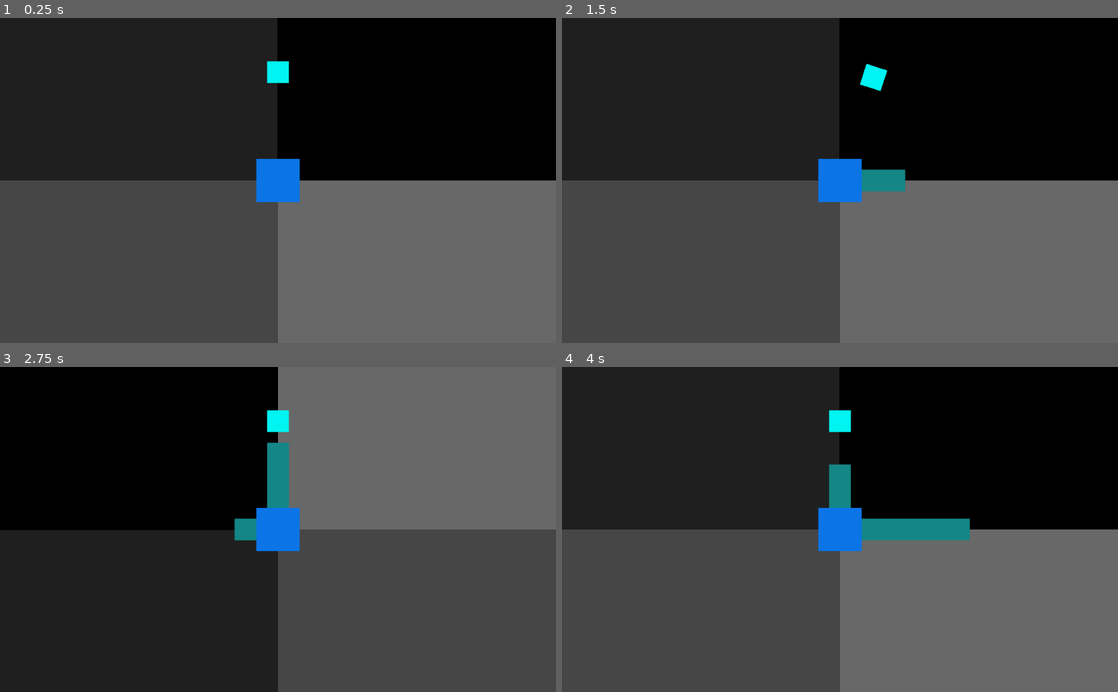
Above: before the commit, frames 1-4 (two rows, left to right).
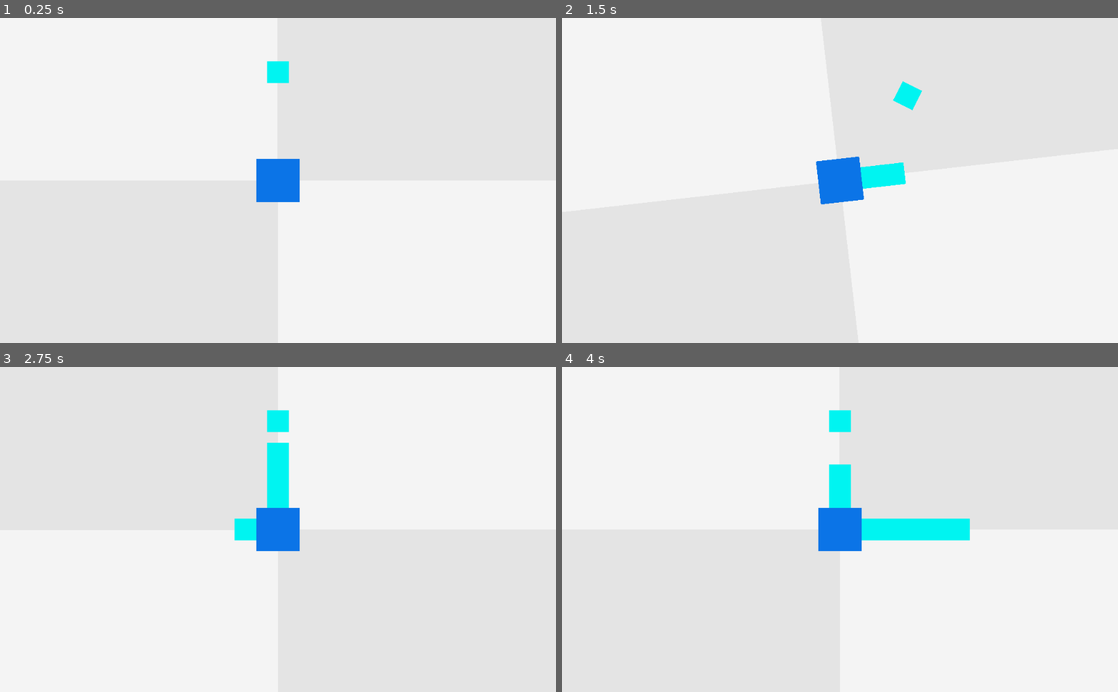
Above: after the commit, the same moments.

Repository: KeatonMueller/polymonous
Game: Godot game, scene res://MainScene.tscn
Same seed, same stepped clock (60 frames per second), same inputs: the game is played once before the commit and once after it.
Inputs:
- Up to frame 1 (0.25 s): no input
- Up to frame 2 (1.5 s): tap Enter at 0.5 s; hold Right (world_rot_right, bound only before the commit) 0.53-1.28 s; tap S (box_drop, bound only before the commit) at 0.6, 1.35 s; tap Space at 1.25 s; hold Left (world_rot_left, bound only before the commit) from 1.28 s (still down)
- Up to frame 3 (2.75 s): release Left (world_rot_left, bound only before the commit) at 2.03 s; hold Right (world_rot_right, bound only before the commit) from 2.03 s (still down); tap S (box_drop, bound only before the commit) at 2.1 s
- Up to frame 4 (4 s): tap Enter at 2.75 s; tap S (box_drop, bound only before the commit) at 2.85, 3.6 s; tap Space at 3.5 s; release Right (world_rot_right, bound only before the commit) at 3.53 s; hold Left (world_rot_left, bound only before the commit) from 3.53 s (still down)

The runs differ from the first frame. In frame 1, 99% of the frame differs, in the area x 0-100%, y 0-100%; in frame 2, 99%; in frame 3, 99%; in frame 4, 99%.

Commit message:
switch back to GDScript

Diff:
--- a/Base.gd
+++ b/Base.gd
@@ -1,40 +1,3 @@
 extends StaticBody2D
 
-onready var cam : Camera2D = get_node("Camera2D")
-
 const num_sides : int = 4;	# number of sides on base
-const rot_delta : float = 2 * PI / num_sides;	# rotation needed to get to adjacent side
-const rot_speed : float = 8.0; # time (1 / rot_speed seconds) needed to do a rotation
-var rot_left : float = 0; # degree (theta) left needed in current rotation
-var rot_dir : int = 0; # direction (-1 | 1) of rotation
-var action_list : Array = []; # list of pending actions
-
-var Action : Dictionary; # possible actions
-var Direction : Dictionary; # possible directions
-
-func _ready():
-	# load enums from MainScene
-	var main_scene = get_node("/root/MainScene");
-	Action = main_scene.Action;
-	Direction = main_scene.Direction;
-
-func _physics_process(delta):
-	# on button press, add to list of actinos
-	if Input.is_action_just_pressed("world_rot_right"):
-		action_list.append(Action.WORLD_ROT_RIGHT);
-	elif Input.is_action_just_pressed("world_rot_left"):
-		action_list.append(Action.WORLD_ROT_LEFT);
-
-	# set current action if any are pending
-	if action_list.size() > 0 and rot_left == 0:
-		rot_left = rot_delta;
-		rot_dir = Direction[action_list.pop_front()];
-
-	# update camera rotation
-	if rot_left > 0:
-		var rot_amt = rot_delta * delta * rot_speed;
-		# check for over-rotating
-		if rot_left - rot_amt < 0:
-			rot_amt = rot_left;
-		cam.rotate(rot_dir * rot_amt);
-		rot_left -= rot_amt;
--- a/Base.tscn
+++ b/Base.tscn
@@ -25,3 +25,6 @@
 [node name="Camera2D" type="Camera2D" parent="."]
 rotating = true
 current = true
+
+[node name="Tween" type="Tween" parent="."]
+[connection signal="tween_completed" from="Tween" to="." method="_on_Tween_tween_completed"]
--- a/Box.tscn
+++ b/Box.tscn
@@ -1,9 +1,43 @@
-[gd_scene load_steps=3 format=2]
+[gd_scene load_steps=5 format=2]
 
 [ext_resource path="res://Box.gd" type="Script" id=1]
 
 [sub_resource type="RectangleShape2D" id=1]
 extents = Vector2( 19.9, 19.9 )
+
+[sub_resource type="Animation" id=4]
+resource_name = "sway_left"
+length = 0.15
+step = 0.05
+tracks/0/type = "value"
+tracks/0/path = NodePath("ColorRect:rect_position")
+tracks/0/interp = 1
+tracks/0/loop_wrap = true
+tracks/0/imported = false
+tracks/0/enabled = true
+tracks/0/keys = {
+"times": PoolRealArray( 0, 0.05, 0.15 ),
+"transitions": PoolRealArray( 1, 1, 1 ),
+"update": 0,
+"values": [ Vector2( -20, -20 ), Vector2( -35, -20 ), Vector2( -20, -20 ) ]
+}
+
+[sub_resource type="Animation" id=3]
+resource_name = "sway_right"
+length = 0.15
+step = 0.05
+tracks/0/type = "value"
+tracks/0/path = NodePath("ColorRect:rect_position")
+tracks/0/interp = 1
+tracks/0/loop_wrap = true
+tracks/0/imported = false
+tracks/0/enabled = true
+tracks/0/keys = {
+"times": PoolRealArray( 0, 0.05, 0.15 ),
+"transitions": PoolRealArray( 1, 1, 1 ),
+"update": 0,
+"values": [ Vector2( -20, -20 ), Vector2( -5, -20 ), Vector2( -20, -20 ) ]
+}
 
 [node name="Box" type="KinematicBody2D"]
 script = ExtResource( 1 )
@@ -20,4 +54,10 @@
 }
 
 [node name="CollisionShape2D" type="CollisionShape2D" parent="."]
+visible = false
+position = Vector2( -0.219711, 0 )
 shape = SubResource( 1 )
+
+[node name="AnimationPlayer" type="AnimationPlayer" parent="."]
+anims/sway_left = SubResource( 4 )
+anims/sway_right = SubResource( 3 )
--- a/MainScene.gd
+++ b/MainScene.gd
@@ -2,95 +2,190 @@
 
 # possible actions
 const Action = {
-	"WORLD_ROT_LEFT": 0,
-	"WORLD_ROT_RIGHT": 1,
-	"DROP": 2,
+	"ROT_LEFT": "rot_left",
+	"ROT_RIGHT": "rot_right",
+	"DROP": "drop",
 };
 
-# possible directions
+# directions for a given action
 const Direction = {
-	Action.WORLD_ROT_LEFT: -1,
-	Action.WORLD_ROT_RIGHT: 1
+	Action.ROT_LEFT: -1,
+	Action.ROT_RIGHT: 1
 }
 
+const ROT_SPEED: float = 0.2;
+const PRECISION: int = 6;
+const INITIAL_HEIGHT: float = 200.0;
+
 const Box = preload("res://Box.tscn");
+onready var tw: Tween = get_node("Tween");
+var base: StaticBody2D;
+var cam: Camera2D;
+var anim: AnimationPlayer;
+
 # current box values
-var curr_box : KinematicBody2D;
-var curr_theta : float = -PI / 2;
-var curr_height : float = 200.0;
+var curr_box: KinematicBody2D;
+var theta_calc: float = 0;
+var theta_offset: float = -PI / 2;
+var theta_display: float = theta_calc + theta_offset;
+var curr_height: float = 200.0;
 
-# values for base
-var base : StaticBody2D;
-var rot_delta : float;
-var rot_speed : float;
-
-# values for actions
-var dist_left : float = 0;
-var drop_dir : Vector2 = Vector2();
-var drop_speed : float = 4;
-var rot_left : float = 0;
-var rot_dir : int = 0;
-var action_list : Array = [];
-var next_action : int;
+var drop_vector: Vector2 = Vector2();
+var drop_speed: float = 5.0;
+var dropping: bool = false;
+var action_list: Array = [];
+var next_action: String;
+var tweening: bool = false;
+var Adjacent: Dictionary = {};
+var Wrap: Dictionary = {};
+var boxes: Dictionary = {};
+var last_dir: int;
 
 func _ready():
-	# get base
+	tw = get_node("Tween");
 	base = get_node("Base");
-	rot_delta = base.rot_delta;
-	rot_speed = base.rot_speed;
-	add_child(base);
+	cam = base.get_node("Camera2D");
+	calc_thetas(base.num_sides);
 	# load initial box
+	new_box();
+
+func _physics_process(delta):
+	for action in Action.values():
+		if Input.is_action_just_pressed(action):
+			action_list.append(action);
+			break;
+
+	if action_list.size() > 0 and not tweening and not dropping:
+		next_action = action_list.pop_front();
+		if next_action != Action.DROP:
+			rotate(Direction[next_action]);
+		else:
+			drop();
+
+	if tweening:
+		theta_display = theta_calc + theta_offset;
+		curr_box.position.x = cos(theta_display) * curr_height;
+		curr_box.position.y = sin(theta_display) * curr_height;
+
+	if dropping:
+		var move_vector = Vector2(drop_vector);
+		move_vector.x *= delta * drop_speed;
+		move_vector.y *= delta * drop_speed;
+		if curr_box.move_and_collide(move_vector) != null:
+			dropping = false;
+			lock_box();
+			new_box();
+
+func lock_box():
+	var key = approx(theta_display, PRECISION);
+	if boxes.has(key):
+		boxes[key].append(curr_box);
+	else:
+		boxes[key] = [curr_box];
+
+	if boxes.size() == base.num_sides:
+		for theta in boxes.keys():
+			remove_child(boxes[theta].pop_front());
+			if boxes[theta].size() == 0:
+				boxes.erase(theta);
+
+func new_box():
 	curr_box = Box.instance();
-	curr_box.position.x = cos(curr_theta) * curr_height;
-	curr_box.position.y = sin(curr_theta) * curr_height;
+	anim = curr_box.get_node("AnimationPlayer");
+	curr_height = INITIAL_HEIGHT;
+	var new_pos = Vector2();
+	new_pos.x = cos(theta_display) * curr_height;
+	new_pos.y = sin(theta_display) * curr_height;
+	curr_box.position = new_pos;
+	curr_box.rotation = theta_calc;
 	add_child(curr_box);
 
-func _physics_process(delta):
-	# on button press, add to list of actions
-	if Input.is_action_just_pressed("world_rot_right"):
-		action_list.append(Action.WORLD_ROT_RIGHT);
-	elif Input.is_action_just_pressed("world_rot_left"):
-		action_list.append(Action.WORLD_ROT_LEFT);
-	elif Input.is_action_just_pressed("box_drop"):
-		action_list.append(Action.DROP);
+func calc_thetas(num_sides):
+	var rot_delta = 2 * PI / num_sides;
+	var left_dir = Direction[Action.ROT_LEFT];
+	var right_dir = Direction[Action.ROT_RIGHT];
+	var rotations: Array = [];
+	Adjacent[left_dir] = {};
+	Adjacent[right_dir] = {};
+	var theta = -rot_delta;
+	for _i in range(num_sides + 2):
+		rotations.append(approx(theta, PRECISION));
+		theta += rot_delta;
+	for i in range(num_sides + 1):
+		Adjacent[right_dir][rotations[i]] = rotations[i + 1];
+		Adjacent[left_dir][rotations[i + 1]] = rotations[i];
+	Wrap.clear();
+	Wrap[rotations[0]] = rotations[num_sides];
+	Wrap[rotations[num_sides + 1]] = rotations[1];
 
-	# get next action if any are pending
-	if action_list.size() > 0 and rot_left == 0 and dist_left == 0:
-		next_action = action_list.pop_front();
-		if next_action != Action.DROP:
-			rot_left = rot_delta;
-			rot_dir = Direction[next_action];
-		else:
-			dist_left = curr_box.position.distance_to(base.position);
-			drop_dir.x = cos(curr_theta) * -dist_left * delta * drop_speed;
-			drop_dir.y = sin(curr_theta) * -dist_left * delta * drop_speed;
+func drop():
+	var dist = curr_box.position.distance_to(base.position);
+	drop_vector.x = cos(theta_display) * -dist;
+	drop_vector.y = sin(theta_display) * -dist;
+	dropping = true;
 
-	# reposition and rotate box
-	if rot_left > 0:
-		var rot_amt = rot_delta * delta * rot_speed;
-		# check for over-rotating
-		if rot_left - rot_amt < 0:
-			rot_amt = rot_left;
+func rotate(rot_dir):
+	var box_rot = approx(curr_box.rotation, PRECISION);
+	var next_box_rot = Adjacent[rot_dir][box_rot];
+	tw.interpolate_property(
+		curr_box,
+		"rotation",
+		curr_box.rotation,
+		next_box_rot,
+		ROT_SPEED,
+		Tween.TRANS_SINE,
+		Tween.EASE_IN_OUT
+	);
 
-		# update theta and position
-		curr_theta += rot_amt * rot_dir;
-		curr_theta = wrapf(curr_theta, -PI, PI);
-		curr_box.position.x = cos(curr_theta) * curr_height;
-		curr_box.position.y = sin(curr_theta) * curr_height;
-		# rotate box so it appear stationary
-		curr_box.rotate(rot_dir * rot_amt);
+	var th = approx(theta_calc, PRECISION);
+	var next_th = Adjacent[rot_dir][th];
+	tw.interpolate_property(
+		self,
+		"theta_calc",
+		theta_calc,
+		next_th,
+		ROT_SPEED,
+		Tween.TRANS_SINE,
+		Tween.EASE_IN_OUT
+	);
 
-		# update rot_left
-		rot_left -= rot_amt;
+	var cam_rot = approx(cam.rotation, PRECISION);
+	var next_cam_rot = Adjacent[rot_dir][cam_rot];
+	tw.interpolate_property(
+		cam,
+		"rotation",
+		cam.rotation,
+		next_cam_rot,
+		ROT_SPEED,
+		Tween.TRANS_CUBIC,
+		Tween.EASE_OUT
+	);
 
-	# drop box
-	if dist_left > 0:
-		var r = curr_box.move_and_collide(drop_dir);
-		if r != null and r.collider != null:
-			dist_left = 0;
-			curr_box.deactivate();
-			# initialize a new box
-			curr_box = Box.instance();
-			curr_box.position.x = cos(curr_theta) * curr_height;
-			curr_box.position.y = sin(curr_theta) * curr_height;
-			add_child(curr_box);
+	tweening = true;
+	tw.start();
+	last_dir = rot_dir;
+
+func _on_Tween_tween_completed(object, key):
+	if object == curr_box and key == ":rotation":
+		var rot = approx(curr_box.rotation, PRECISION);
+		if Wrap.has(rot):
+			curr_box.rotation = Wrap[rot];
+	elif object == self and key == ":theta_calc":
+		var th = approx(theta_calc, PRECISION);
+		if Wrap.has(th):
+			theta_calc = Wrap[th];
+		theta_display = theta_calc + theta_offset;
+		if last_dir == Direction[Action.ROT_LEFT]:
+			anim.play("sway_left");
+		elif last_dir == Direction[Action.ROT_RIGHT]:
+			anim.play("sway_right");
+	elif object == cam and key == ":rotation":
+		var rot = approx(cam.rotation, PRECISION);
+		if Wrap.has(rot):
+			cam.rotation = Wrap[rot];
+
+func _on_Tween_tween_all_completed():
+	tweening = false;
+
+func approx(num, precision):
+	return stepify(num, pow(10, -precision));
--- a/MainScene.tscn
+++ b/MainScene.tscn
@@ -10,7 +10,7 @@
 [node name="ColorRect" type="ColorRect" parent="."]
 margin_right = 800.0
 margin_bottom = 800.0
-color = Color( 0.411765, 0.411765, 0.411765, 1 )
+color = Color( 0.960784, 0.960784, 0.960784, 1 )
 __meta__ = {
 "_edit_use_anchors_": false
 }
@@ -18,7 +18,7 @@
 [node name="ColorRect2" type="ColorRect" parent="."]
 margin_left = -800.0
 margin_bottom = 800.0
-color = Color( 0.278431, 0.278431, 0.278431, 1 )
+color = Color( 0.898039, 0.898039, 0.898039, 1 )
 __meta__ = {
 "_edit_use_anchors_": false
 }
@@ -26,7 +26,7 @@
 [node name="ColorRect3" type="ColorRect" parent="."]
 margin_left = -800.0
 margin_top = -800.0
-color = Color( 0.12549, 0.12549, 0.12549, 1 )
+color = Color( 0.960784, 0.960784, 0.960784, 1 )
 __meta__ = {
 "_edit_use_anchors_": false
 }
@@ -35,20 +35,13 @@
 margin_left = -0.588867
 margin_top = -800.0
 margin_right = 799.411
-color = Color( 0, 0, 0, 1 )
-__meta__ = {
-"_edit_use_anchors_": false
-}
-
-[node name="Background" type="ColorRect" parent="."]
-visible = false
-margin_left = -800.0
-margin_top = -800.0
-margin_right = 800.0
-margin_bottom = 800.0
-color = Color( 0.847059, 0.847059, 0.847059, 1 )
+color = Color( 0.898039, 0.898039, 0.898039, 1 )
 __meta__ = {
 "_edit_use_anchors_": false
 }
 
 [node name="Base" parent="." instance=ExtResource( 2 )]
+
+[node name="Tween" type="Tween" parent="."]
+[connection signal="tween_all_completed" from="Tween" to="." method="_on_Tween_tween_all_completed"]
+[connection signal="tween_completed" from="Tween" to="." method="_on_Tween_tween_completed"]
--- a/project.godot
+++ b/project.godot
@@ -21,21 +21,21 @@
 
 [input]
 
-world_rot_left={
+rot_left={
 "deadzone": 0.5,
 "events": [ Object(InputEventKey,"resource_local_to_scene":false,"resource_name":"","device":0,"alt":false,"shift":false,"control":false,"meta":false,"command":false,"pressed":false,"scancode":16777231,"unicode":0,"echo":false,"script":null)
 , Object(InputEventKey,"resource_local_to_scene":false,"resource_name":"","device":0,"alt":false,"shift":false,"control":false,"meta":false,"command":false,"pressed":false,"scancode":44,"unicode":0,"echo":false,"script":null)
 , Object(InputEventKey,"resource_local_to_scene":false,"resource_name":"","device":0,"alt":false,"shift":false,"control":false,"meta":false,"command":false,"pressed":false,"scancode":65,"unicode":0,"echo":false,"script":null)
  ]
 }
-world_rot_right={
+rot_right={
 "deadzone": 0.5,
 "events": [ Object(InputEventKey,"resource_local_to_scene":false,"resource_name":"","device":0,"alt":false,"shift":false,"control":false,"meta":false,"command":false,"pressed":false,"scancode":16777233,"unicode":0,"echo":false,"script":null)
 , Object(InputEventKey,"resource_local_to_scene":false,"resource_name":"","device":0,"alt":false,"shift":false,"control":false,"meta":false,"command":false,"pressed":false,"scancode":46,"unicode":0,"echo":false,"script":null)
 , Object(InputEventKey,"resource_local_to_scene":false,"resource_name":"","device":0,"alt":false,"shift":false,"control":false,"meta":false,"command":false,"pressed":false,"scancode":68,"unicode":0,"echo":false,"script":null)
  ]
 }
-box_drop={
+drop={
 "deadzone": 0.5,
 "events": [ Object(InputEventKey,"resource_local_to_scene":false,"resource_name":"","device":0,"alt":false,"shift":false,"control":false,"meta":false,"command":false,"pressed":false,"scancode":83,"unicode":0,"echo":false,"script":null)
 , Object(InputEventKey,"resource_local_to_scene":false,"resource_name":"","device":0,"alt":false,"shift":false,"control":false,"meta":false,"command":false,"pressed":false,"scancode":32,"unicode":0,"echo":false,"script":null)
